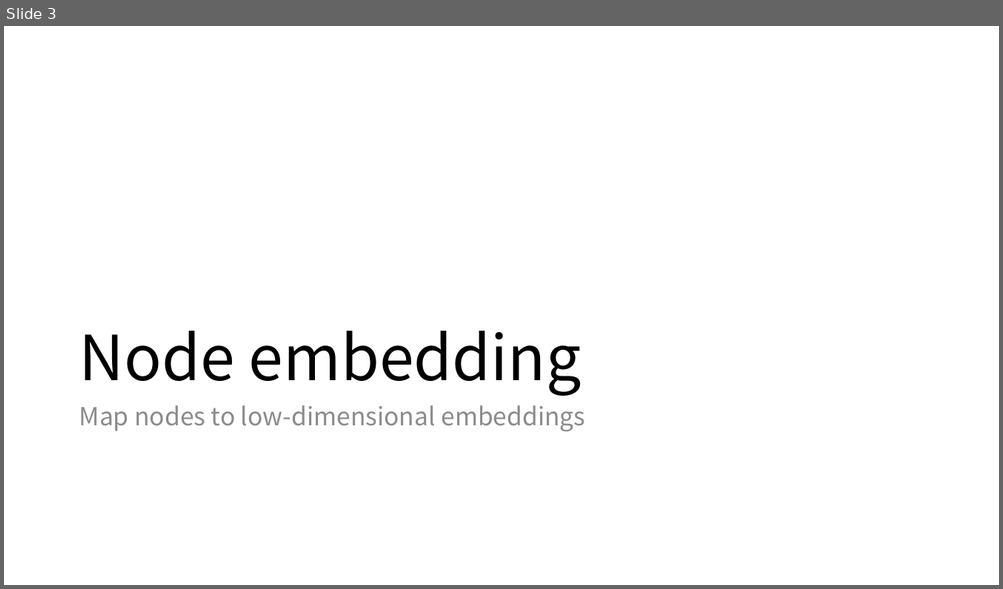
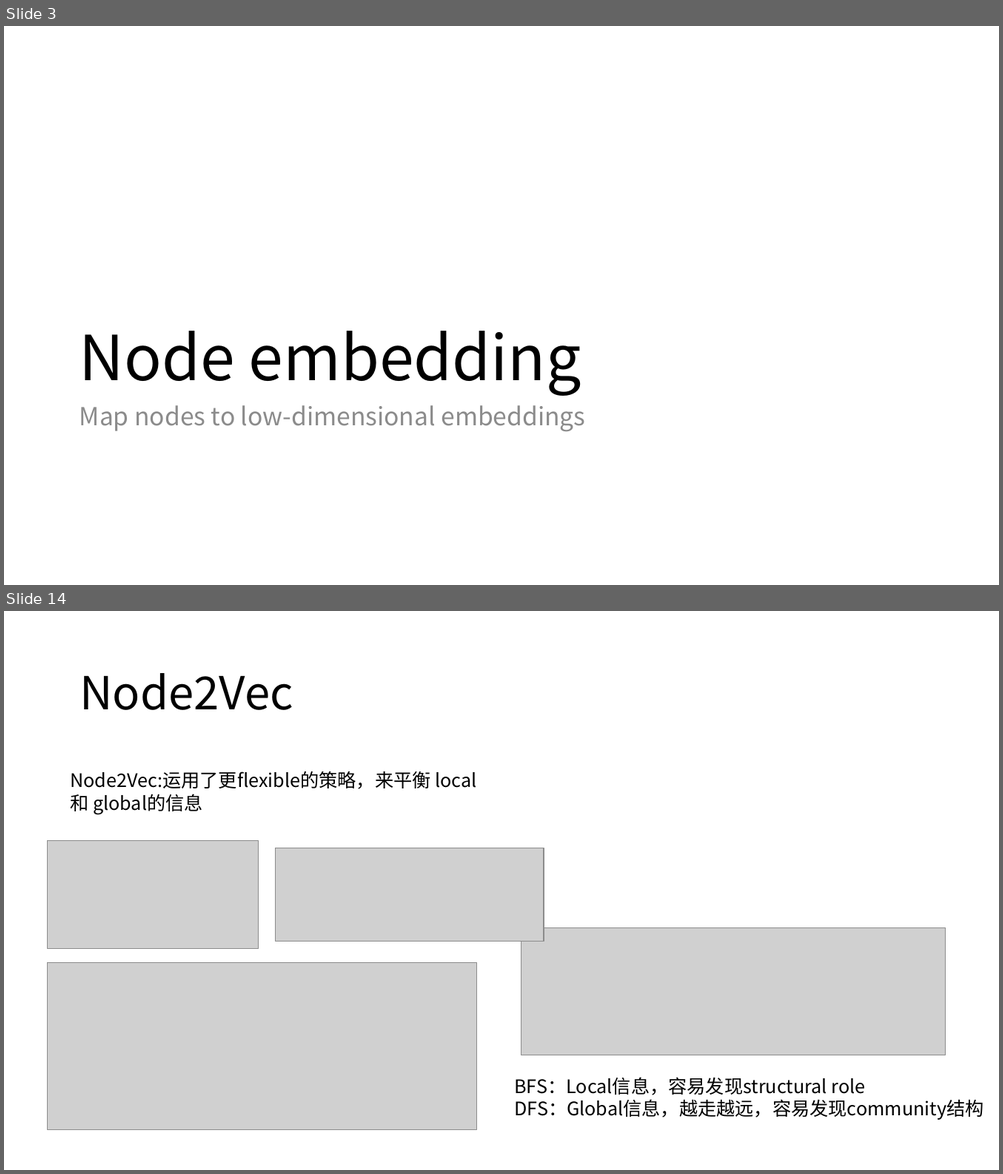
Before and after one commit to shmilysyq/rcmd_paper, a slide deck: embedding/graph embedding/Representation Learning on Graphs.pptx. Shown one above the other, each under a label of ours: slide 3 before the commit, slides 3 and 14 after it; the slides between them are not shown. The pictures are 1003x589 and 1003x1174 pixels, drawn with LibreOffice and Linux fonts; fonts in the diff are those of the drawing; grey boxes stand for pictures. Boxes give left, top, right and bottom in pixels: in the first picture for what was removed or moved away, otherwise in the second. Text is boxed around its words. In the diff, an @@ line names an element or a change of style, - is before the commit and + after.

```diff
--- a/embedding/graph embedding/Representation Learning on Graphs.pptx
+++ b/embedding/graph embedding/Representation Learning on Graphs.pptx
@@ slide 14 added at [4, 611, 999, 1170], background #FFFFFF @@
@@ title added at [79, 673, 293, 710], 44 pt, text #000000 @@
+Node2Vec
@@ text added at [70, 771, 476, 815], 18 pt, text #000000 @@
+Node2Vec:运用了更flexible的策略，来平衡 local 和 global的信息
@@ picture added at [47, 841, 258, 949] @@
@@ picture added at [276, 849, 543, 942] @@
@@ picture added at [521, 928, 945, 1056] @@
@@ picture added at [47, 963, 476, 1130] @@
@@ text added at [514, 1077, 983, 1120], 18 pt, text #000000 @@
+BFS：Local信息，容易发现structural role
+DFS：Global信息，越走越远，容易发现community结构
```
Also in this commit, not shown: 23 other slides added.
